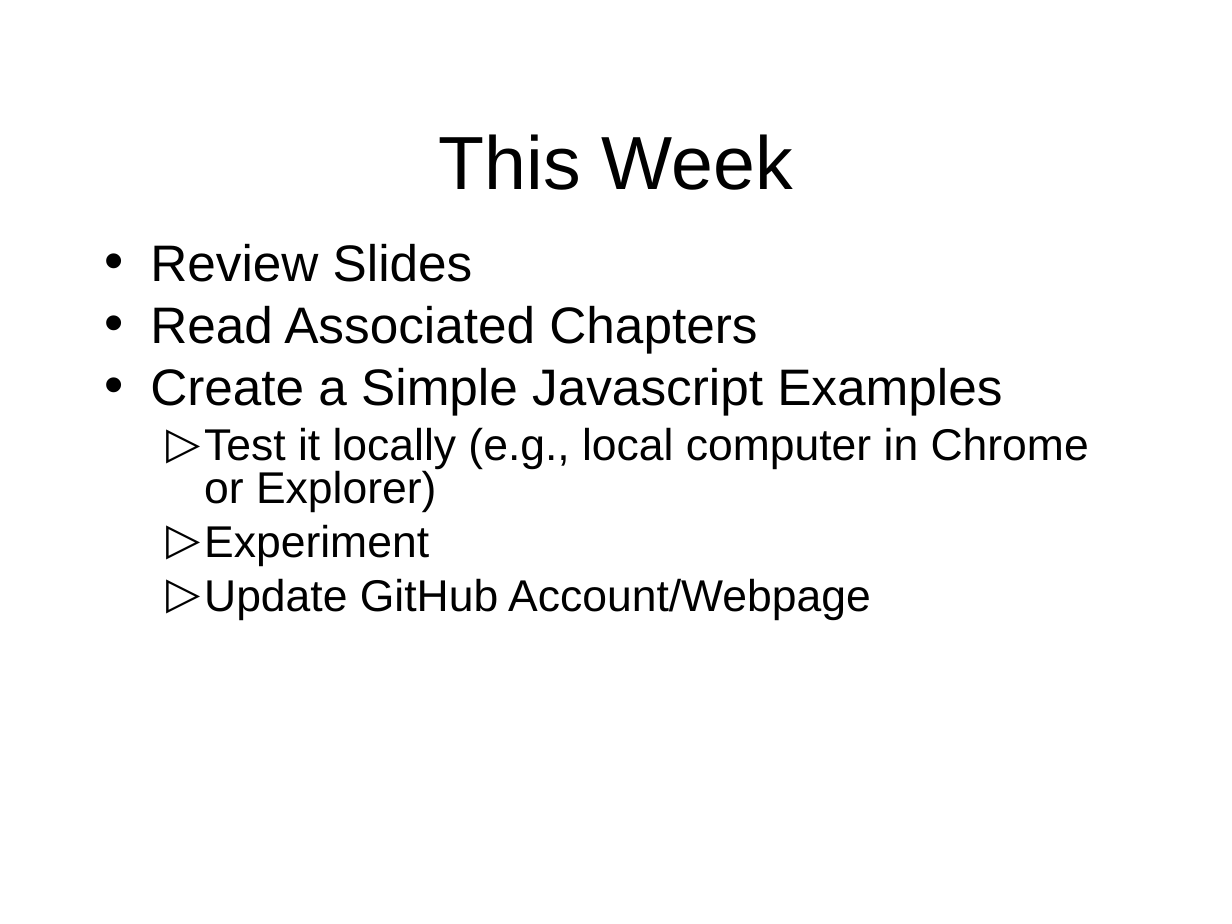
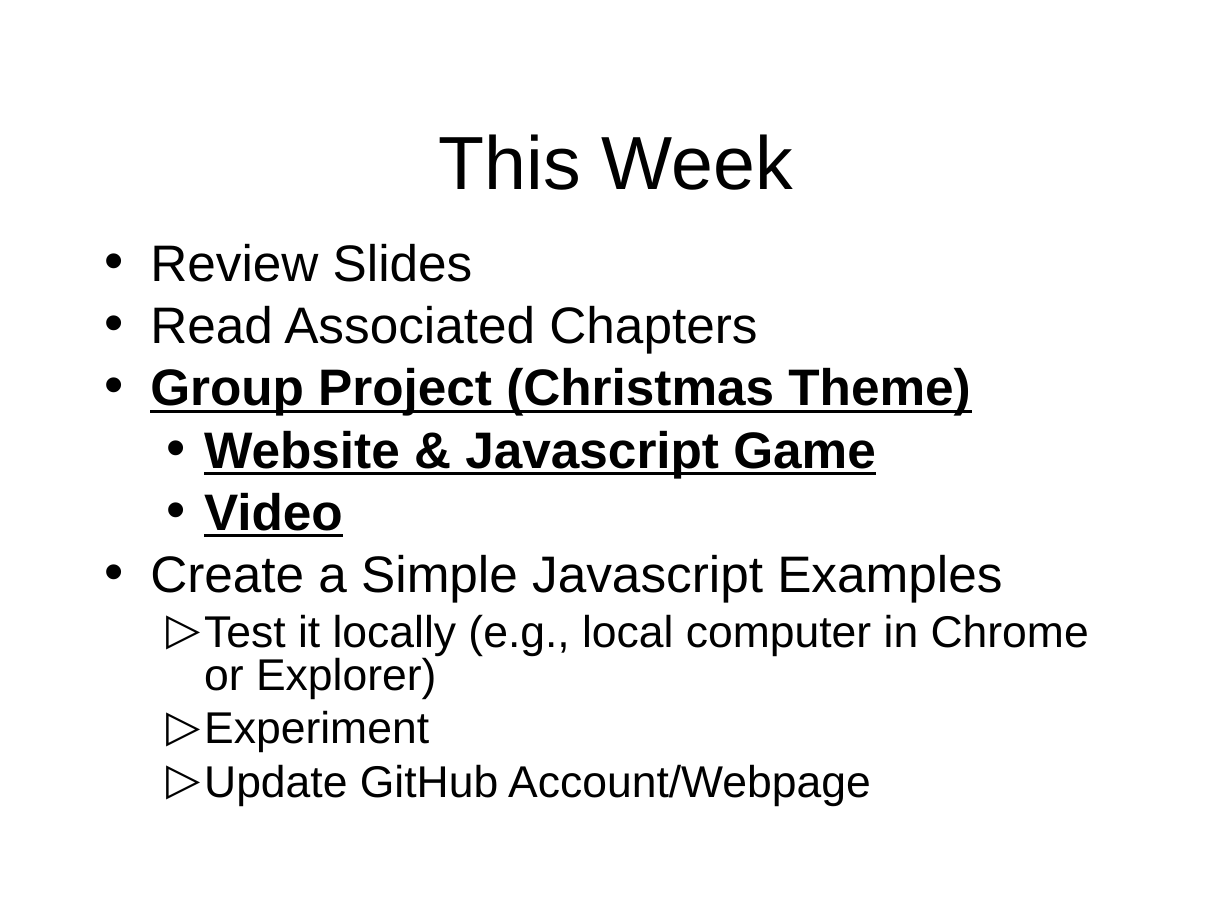
Before and after one commit to octaviordz/zjnu2017.github.io, a slide deck: slide 38 of WAD/lectures/120--Javascript.Events.pptx (slide 8 before the commit). Drawn at 1232x924 pixels with LibreOffice and Linux fonts; fonts in the diff are those of the drawing. Boxes give left, top, right and bottom in pixels: in the first picture for what was removed or moved away, otherwise in the second. Text is boxed around its words. In the diff, an @@ line names an element or a change of style, - is before the commit and + after.

Commit message:
Javascript examples.

```diff
--- a/WAD/lectures/120--Javascript.Events.pptx
+++ b/WAD/lectures/120--Javascript.Events.pptx
@@ text at [150, 367, 970, 537]: paragraphs added @@
+• Group Project (Christmas Theme)
+  • Website & Javascript Game
+  • Video
```
Also in this commit, not shown: 4 other slides changed, 30 slides added, 2 other files.
